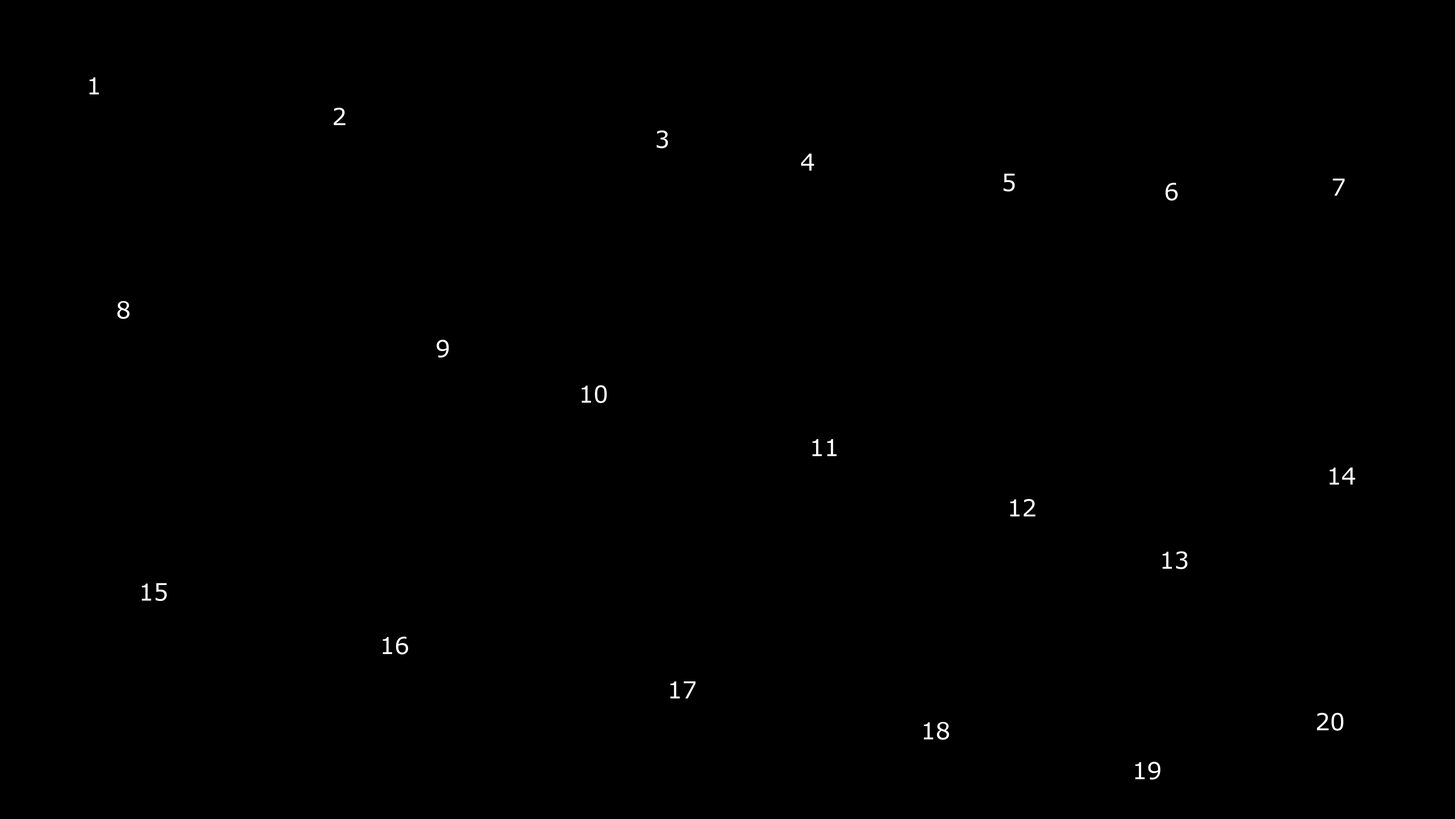
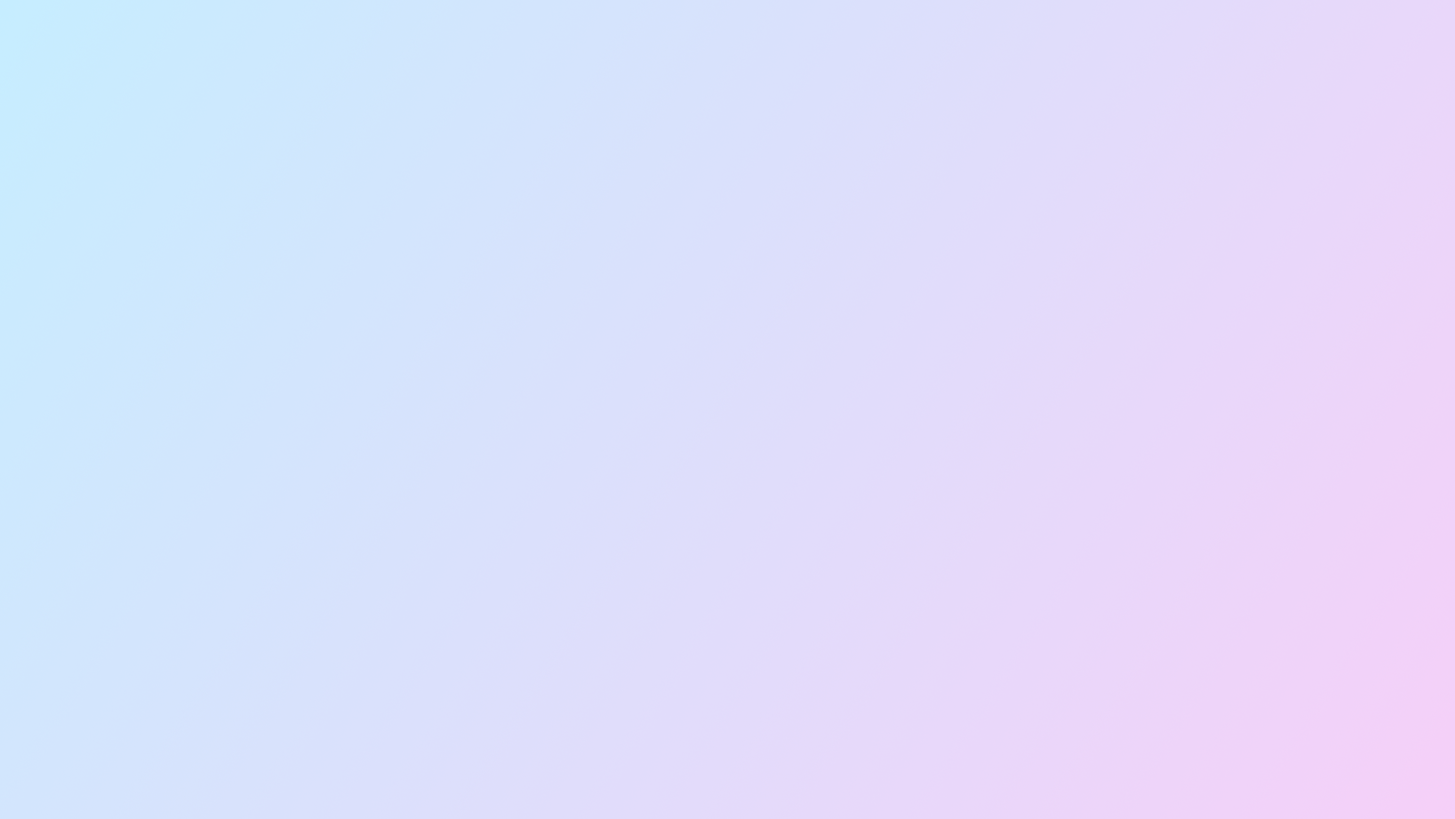
Comparing the layer stacks of the two 1455×819 images. Changes:
removed layer "20" over [1316, 712, 1344, 731]
removed layer "19" over [1135, 761, 1161, 780]
removed layer "18" over [923, 721, 950, 740]
removed layer "17" over [670, 681, 696, 699]
removed layer "16" over [382, 636, 409, 655]
removed layer "15" over [141, 582, 168, 601]
removed layer "14" over [1329, 467, 1356, 485]
removed layer "13" over [1162, 551, 1188, 569]
removed layer "12" over [1010, 498, 1036, 517]
removed layer "11" over [812, 438, 837, 456]
removed layer "10" over [581, 385, 608, 403]
removed layer "9" over [436, 339, 450, 358]
removed layer "8" over [117, 300, 130, 319]
removed layer "7" over [1332, 178, 1346, 196]
removed layer "6" over [1165, 182, 1179, 201]
removed layer "5" over [1003, 173, 1016, 192]
removed layer "4" over [801, 153, 815, 171]
removed layer "3" over [656, 130, 669, 149]
removed layer "2" over [333, 107, 346, 126]
removed layer "1" over [89, 77, 99, 95]
renamed "Fondo" to "pruebaFondo.png", painted on it over [0, 0, 1455, 819]
